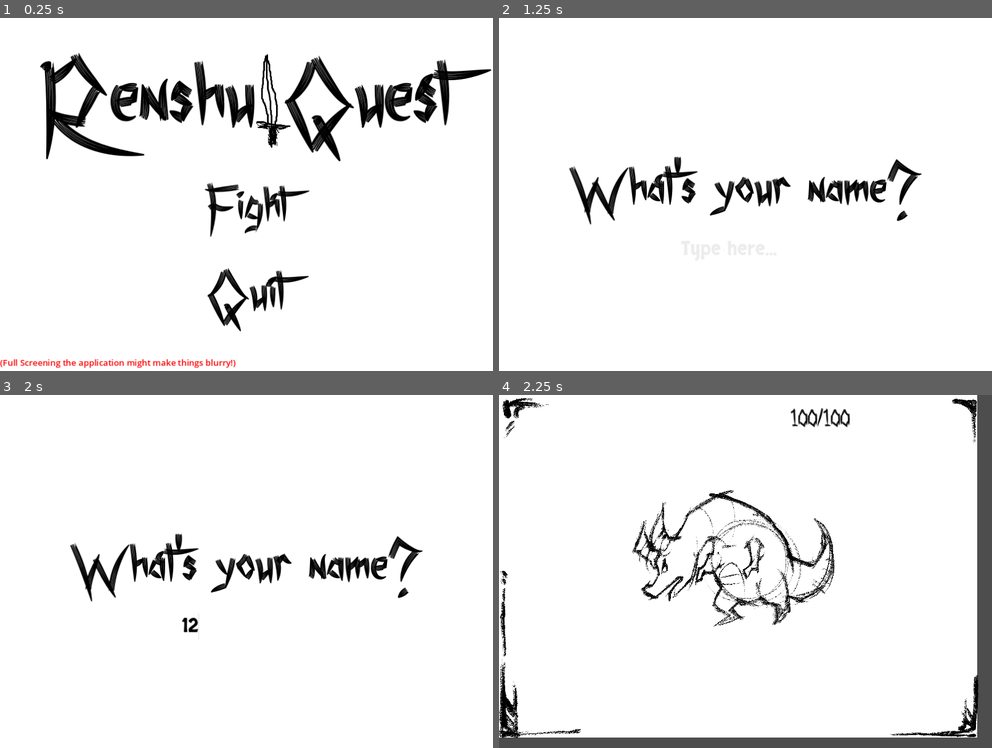
Above: before the commit, frames 1-4 (two rows, left to right).
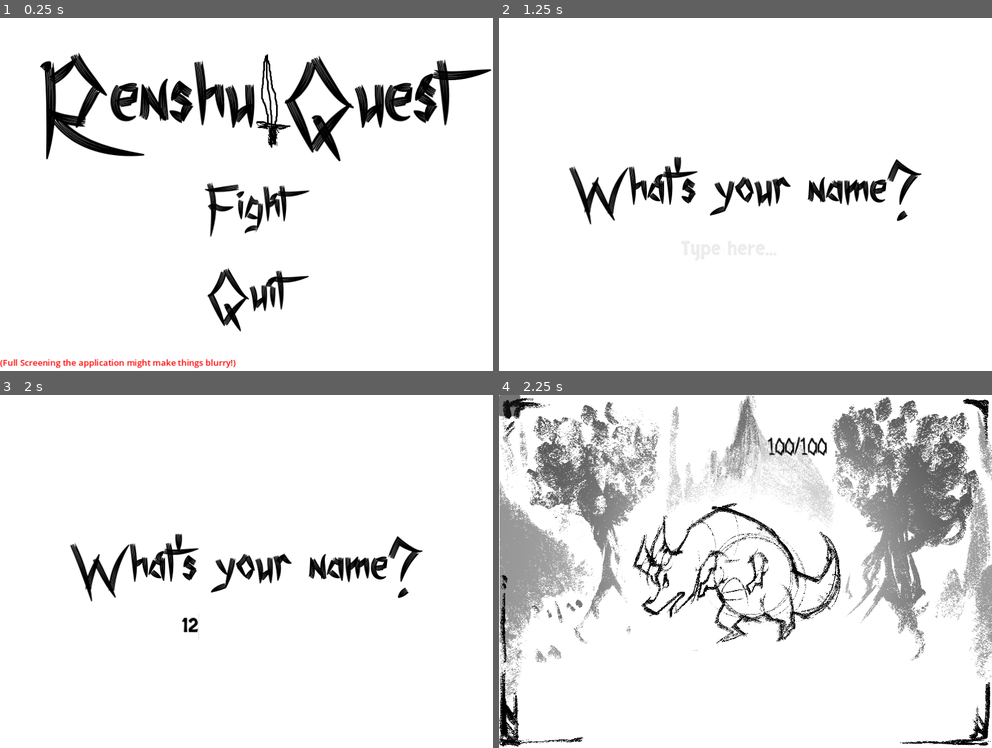
Above: after the commit, the same moments.

Repository: pseudonym07/renshu-main
Game: Godot game, scene res://MainMenu.tscn
The game is run twice, just before and just after one commit, with the same random seed, the same clock (stepped at 60 frames per second) and the same inputs.
Inputs (mouse positions are in pixels of both pictures, inside the frame that each line leads up to):
- Up to frame 1 (0.25 s): no input
- Up to frame 2 (1.25 s): click "Fight" at 0.5 s
- Up to frame 3 (2 s): click (246, 631) at 1.27 s; type "12" at 1.35 s
- Up to frame 4 (2.25 s): tap Enter at 2, 2.1 s; move the mouse to (853, 553) at 2.02 s

Frames 1-3 are identical in both runs. In frame 4, 36% of the frame differs, in the area x 0-100%, y 0-100%.

Commit message:
doing UI stuff. trying to make a way just in case I don't get an healthbar asset.

Diff:
--- a/BattleUI.tscn
+++ b/BattleUI.tscn
@@ -8,7 +8,7 @@
 [ext_resource type="Script" path="res://MonsterHP.gd" id="4_kibpq"]
 [ext_resource type="Script" path="res://PlayerNamePrompt.gd" id="5_s0ou1"]
 [ext_resource type="Texture2D" uid="uid://xn028gagtlof" path="res://assets/Leo's UI Assets/PaulFrame.png" id="8_w2s8h"]
-[ext_resource type="Texture2D" uid="uid://use5602qaisk" path="res://assets/Leo's UI Assets/OldHealthbar.png" id="9_51maa"]
+[ext_resource type="Texture2D" uid="uid://bln2jdedmmkeu" path="res://assets/Leo's UI Assets/BackgroundDetails.png" id="9_qwkly"]
 
 [sub_resource type="CanvasTexture" id="CanvasTexture_t4pbb"]
 
@@ -30,31 +30,32 @@
 
 [node name="Battle" type="Control"]
 layout_mode = 3
-anchor_right = 1.773
-anchor_bottom = 1.907
-offset_right = 0.447876
-offset_bottom = -0.200073
+anchors_preset = 15
+anchor_right = 1.0
+anchor_bottom = 1.0
+grow_horizontal = 2
+grow_vertical = 2
 script = ExtResource("1_fxsqs")
 
 [node name="TextureRect" type="TextureRect" parent="."]
 layout_mode = 0
-offset_right = 896.0
-offset_bottom = 644.0
+offset_right = 924.0
+offset_bottom = 664.0
 texture = SubResource("CanvasTexture_t4pbb")
+metadata/_edit_lock_ = true
 
 [node name="Pname Prompt" type="Panel" parent="."]
-visible = false
 layout_mode = 1
 anchors_preset = 10
 anchor_right = 1.0
 offset_top = 464.0
-offset_right = -890.944
-offset_bottom = 648.0
+offset_right = -4.0
+offset_bottom = 664.0
 grow_horizontal = 2
 theme_override_styles/panel = SubResource("StyleBoxFlat_1it28")
 script = ExtResource("3_fuqwk")
 
-[node name="Text" type="Label" parent="Pname Prompt"]
+[node name="Text For prompt" type="Label" parent="Pname Prompt"]
 layout_mode = 0
 offset_left = 177.0
 offset_top = 40.0
@@ -68,38 +69,43 @@
 
 [node name="MonsterHP" type="Label" parent="."]
 layout_mode = 0
-offset_left = 547.0
-offset_top = 18.0
-offset_right = 731.0
-offset_bottom = 104.0
+offset_left = 504.0
+offset_top = 72.0
+offset_right = 688.0
+offset_bottom = 158.0
 theme_override_colors/font_color = Color(0, 0, 0, 1)
 theme_override_fonts/font = ExtResource("3_4ufpn")
 theme_override_font_sizes/font_size = 22
 text = "100/100"
 script = ExtResource("4_kibpq")
 
-[node name="HBoxContainer" type="VBoxContainer" parent="."]
+[node name="PaulFrame" type="Sprite2D" parent="."]
+position = Vector2(460.7, 332.5)
+scale = Vector2(0.442, 0.442)
+texture = ExtResource("8_w2s8h")
+
+[node name="VBoxContainer" type="VBoxContainer" parent="."]
+layout_mode = 1
+anchors_preset = 8
+anchor_left = 0.5
+anchor_top = 0.5
+anchor_right = 0.5
+anchor_bottom = 0.5
+grow_horizontal = 2
+grow_vertical = 2
+
+[node name="DRGN" type="Sprite2D" parent="VBoxContainer"]
+position = Vector2(-16, 0)
+scale = Vector2(0.212, 0.212)
+texture = ExtResource("2_skg58")
+
+[node name="BackgroundDetails" type="Sprite2D" parent="."]
+position = Vector2(463.3, 332.5)
+scale = Vector2(0.439714, 0.442)
+texture = ExtResource("9_qwkly")
+metadata/_edit_lock_ = true
+
+[node name="ActionsPanel" type="Panel" parent="."]
 layout_mode = 0
 offset_right = 40.0
 offset_bottom = 40.0
-
-[node name="PaulFrame" type="Sprite2D" parent="."]
-position = Vector2(449.5, 324.5)
-scale = Vector2(0.431333, 0.431333)
-texture = ExtResource("8_w2s8h")
-
-[node name="VBoxContainer" type="VBoxContainer" parent="."]
-layout_mode = 0
-offset_right = 40.0
-offset_bottom = 40.0
-
-[node name="DRGN" type="Sprite2D" parent="VBoxContainer"]
-position = Vector2(440, 304)
-scale = Vector2(0.206, 0.206)
-texture = ExtResource("2_skg58")
-
-[node name="TextureProgressBar" type="TextureProgressBar" parent="."]
-layout_mode = 2
-offset_right = 2100.0
-offset_bottom = 1500.0
-texture_over = ExtResource("9_51maa")
--- /dev/null
+++ b/PlayerHP.gd
@@ -0,0 +1,17 @@
+extends Label
+var  monster_hp = 100
+
+# Called when the node enters the scene tree for the first time.
+func _ready():
+	hide()
+	set_text("100/100")
+
+func _input(event):
+	if event is InputEventKey and event.pressed:
+		if event.keycode == KEY_ENTER:
+			show()
+
+# Called every frame. 'delta' is the elapsed time since the previous frame.
+func _process(delta):
+	pass
+	#get_text(str(monster_hp))
